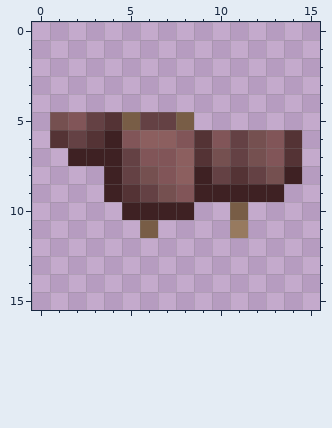
Edited in one commit: pixel-art sprite (img/itens/new/diversos/wolf_armor.png). The picture above was drawn from the file before the commit.
The file is 48x48 pixels, drawn in blocks of 3x3; one block is one cell here.
After:
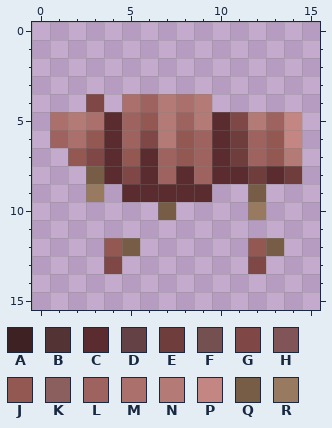
Palette (. is transparent): A #3e2123  B #543335  C #5b2c2f  D #644144  E #703d3d  F #755050  G #804747  H #815558  J #945853  K #8c5f5f  L #9e635f  M #ab706c  N #b47a75  P #c48682  Q #785d46  R #977a5f
Diff:
Changed rows in their new state; - is an unchanged pixel.
first column x 1:
 4 --G-MLNMN-----
 5 MNMCLJNLNCGNLP
 6 LMJCLGNJLCELJP
 7 -JGCJCLJLCELJN
 8 --QCGCLCLCCECE
 9 --R.CCCCC..Q.-
10 ----..Q.--.R--
11 -----.----.---
12 ---JQ------JQ-
13 ---G-------G--
Pixel boxes of the changes (left, top, right, bottom) in both pictures:
changed: (50, 94, 302, 274)
